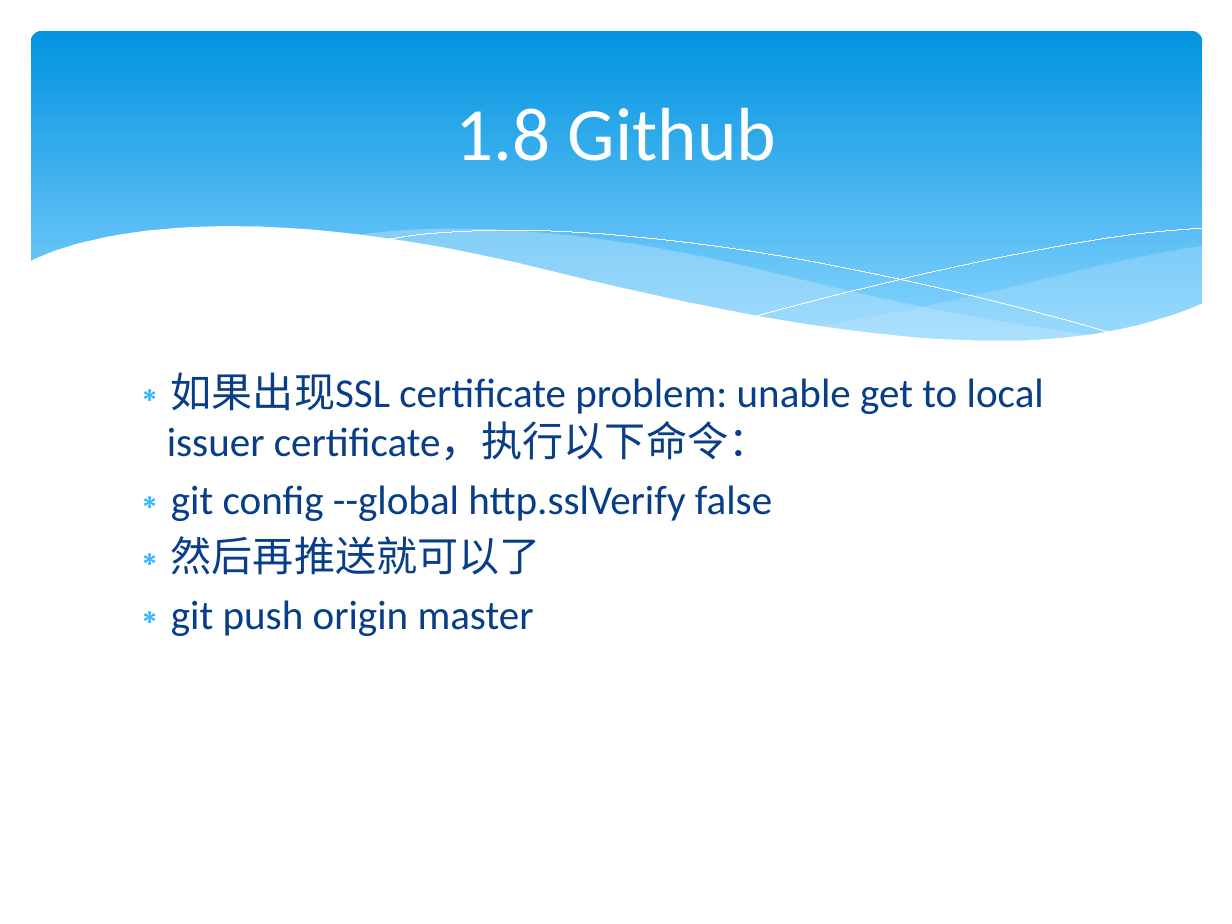
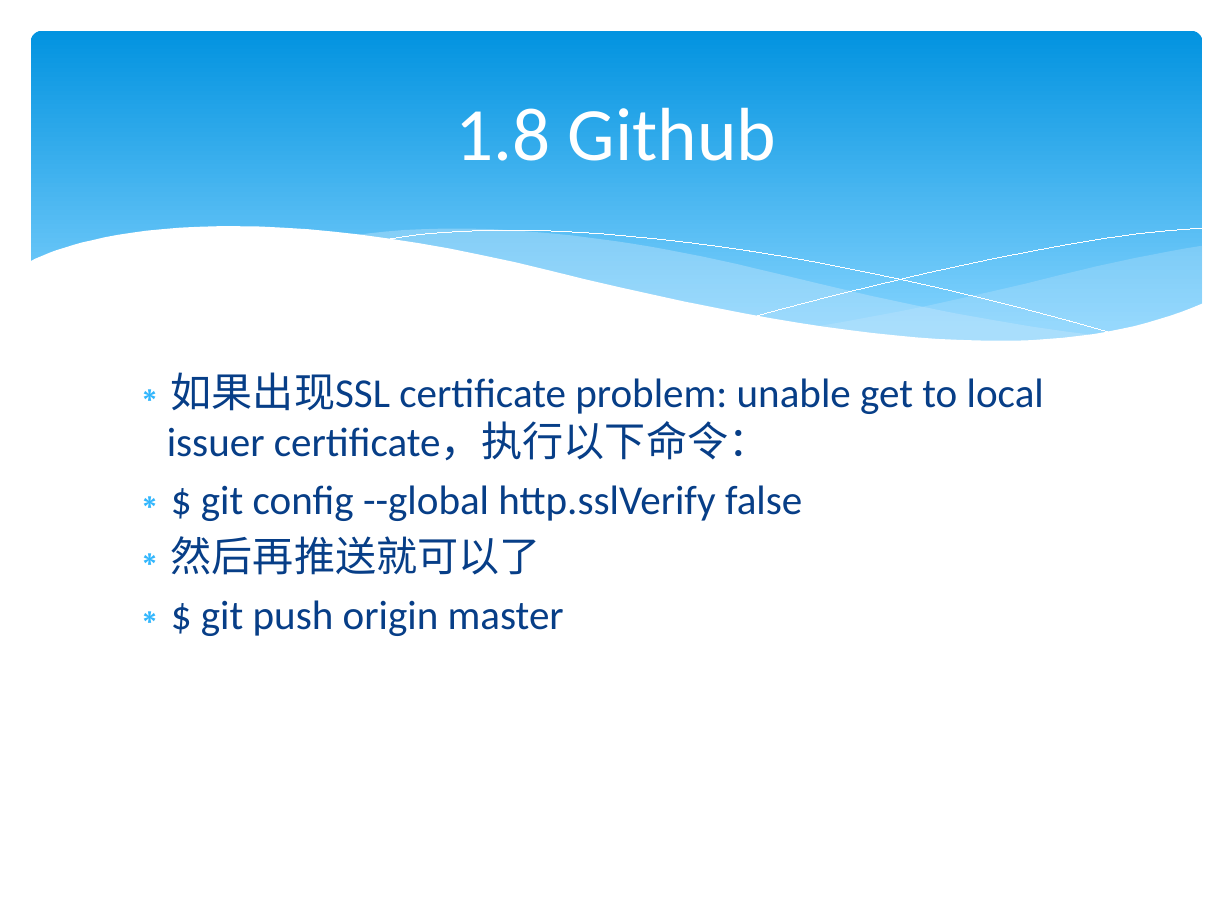
Before and after one commit to lamplight8/cpp, a slide deck: slide 57 of ppt/ch01_绪论_1.pptx. Drawn at 1232x924 pixels with LibreOffice and Linux fonts; fonts in the diff are those of the drawing. Boxes give left, top, right and bottom in pixels: in the first picture for what was removed or moved away, otherwise in the second. Text is boxed around its words. In the diff, an @@ line names an element or a change of style, - is before the commit and + after.

```diff
--- a/ppt/ch01_绪论_1.pptx
+++ b/ppt/ch01_绪论_1.pptx
@@ text at box(201, 485, 802, 521): text changed @@
-∗ git config --global http.sslVerify false
+∗ $ git config --global http.sslVerify false
@@ text at box(201, 600, 564, 636): text changed @@
-∗ git push origin master
+∗ $ git push origin master
```
Also in this commit, not shown: 27 other slides changed, 4 slides added.
